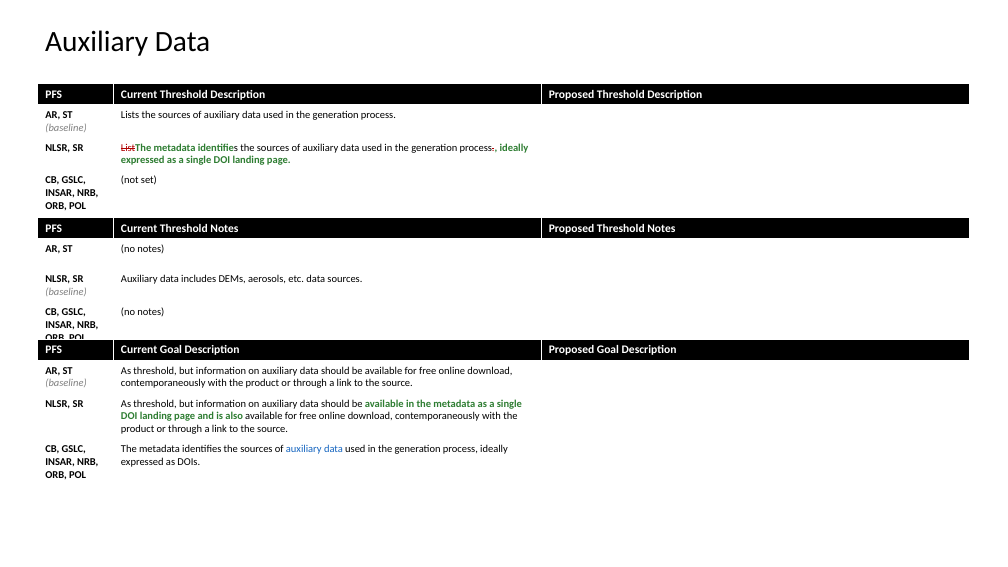
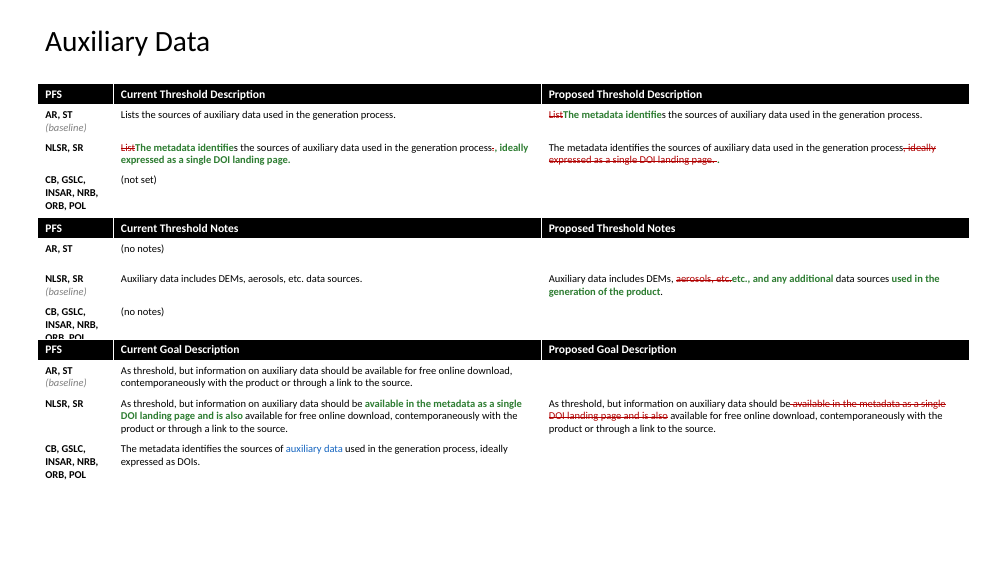
Before and after one commit to ceos-org/ceos-ard, a slide deck: slide 29 of differences.pptx (slide 19 before the commit). Drawn at 1008x567 pixels with LibreOffice and Linux fonts; fonts in the diff are those of the drawing. Boxes give left, top, right and bottom in pixels: in the first picture for what was removed or moved away, otherwise in the second. Text is boxed around its words. In the diff, an @@ line names an element or a change of style, - is before the commit and + after.

```diff
--- a/differences.pptx
+++ b/differences.pptx
@@ table at (38, 83, 969, 390) @@
-row 2, column 3: 
+row 2, column 3: ListThe metadata identifies the sources of auxiliary data used in the generation process.
-row 3, column 3: 
+row 3, column 3: The metadata identifies the sources of auxiliary data used in the generation process, ideally expressed as a single DOI landing page. .
@@ table at (38, 218, 969, 458) @@
-row 3, column 3: 
+row 3, column 3: Auxiliary data includes DEMs, aerosols, etc.etc., and any additional data sources used in the generation of the product.
@@ table at (38, 340, 969, 483) @@
-row 3, column 3: 
+row 3, column 3: As threshold, but information on auxiliary data should be available in the metadata as a single DOI landing page and is also available for free online download, contemporaneously with the product or through a link to the source.
```
Also in this commit, not shown: 33 other slides changed, 40 slides added, 3 other files.
